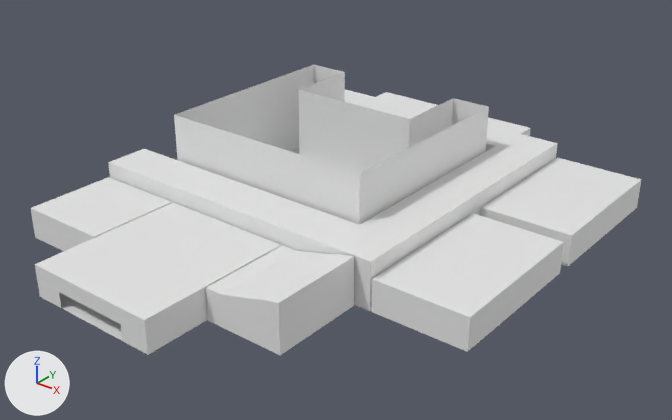
One commit to the glTF model testing/school.glb: the scene before it, then after it.
Camera for both pictures: a 50 mm camera at (35.4, -24.0, 26.3) aimed at (3.1, 16.4, 1.3). Every picture has the same lights, and +X, +Y and +Z are marked at lower left. Objects named as collision shapes, trigger or cutter boxes, shadow casters or lower levels of detail are left out. Where no turn or scale is listed for an object, it has been applied to the vertices. Vertices at the same position are counted once.

In view in the first picture: 'Class_A1-col', 'Class_B1-col', 'Courtyard-col', 'Infirmary-col', 'Lobby-col', 'Plane-col', 'Plane.001-col', 'Plane.002-col', 'Plane.003-col', 'Plane.004-col', 'Plane.005-col', 'Reception-col'.
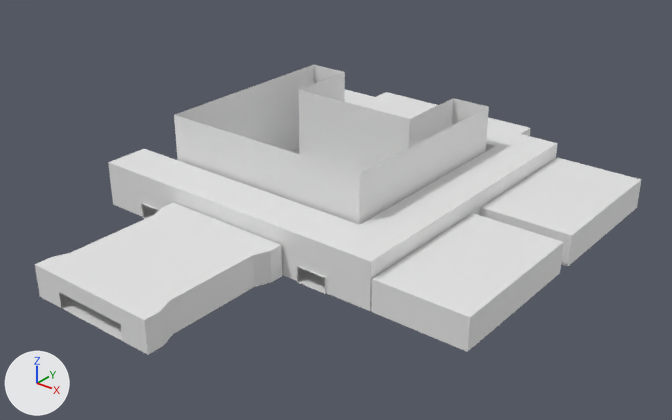
Where the change shows, as pixel boxes [x1, y1, x2, y2] in the pictures (672 x 420 px; the box of a moved part takes in the faces that stretch with it):
'Lobby-col', reshaped
    before: [35, 202, 281, 355]
    after: [35, 202, 282, 355]
'Infirmary-col', deleted
    before: [206, 245, 354, 355]
'Reception-col', deleted
    before: [31, 177, 172, 251]
part 1 of me_plane, moved or reshaped
    both: [51, 208, 172, 262]
part 2 of me_plane, moved or reshaped
    before: [160, 251, 271, 346]
    after: [160, 251, 272, 346]

Patch to the scene script:
```diff
--- a/testing/school.glb.py
+++ b/testing/school.glb.py
@@ me_plane @@
 me_plane.from_pydata(...)  # 258 vertices, 492 faces; spans x -4.4..4.4, y 0.0..9.9, z 0.0..2.0
 # used by ob_lobby_col; location = (0.0, 0.0, 0.0)
+# me_plane part 1: all 21 vertices in x -4.4, y 2.0..8.0, z 0.0..2.0 are moved by (0.4, 0.0, 0.0)
+# me_plane part 2: all 21 vertices in x 4.4, y 2.0..8.0, z 0.0..2.0 are moved by (-0.4, 0.0, 0.0)
@@ ob_infirmary_col @@
-ob_infirmary_col = bpy.data.objects.new('Infirmary-col', me_plane_014)
-ob_infirmary_col.location = (9.0, 0.0, 0.0)
@@ ob_reception_col @@
-ob_reception_col = bpy.data.objects.new('Reception-col', me_plane_015)
-ob_reception_col.location = (-5.0, 0.0, 0.0)
```
